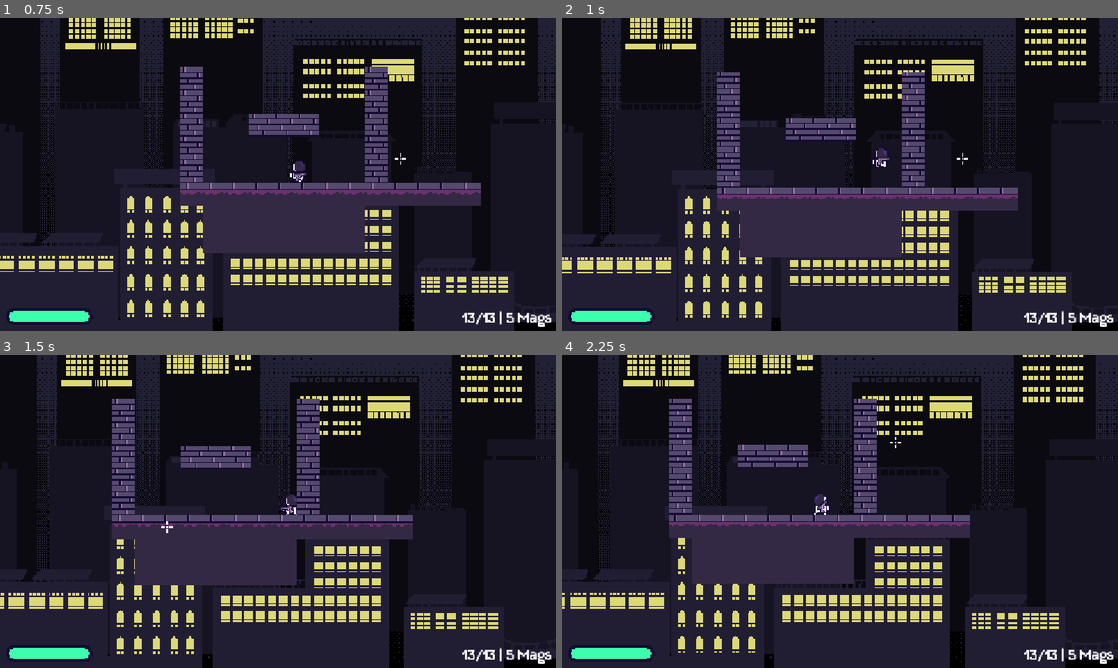
Above: before the commit, frames 1-4 (two rows, left to right).
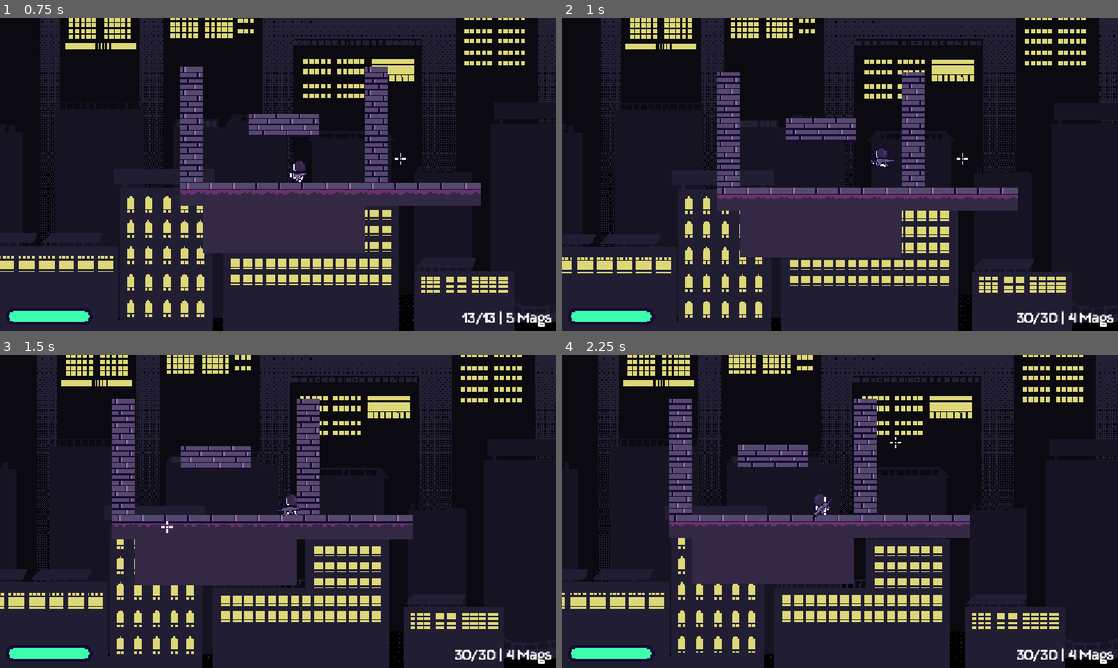
Above: after the commit, the same moments.

Repository: kyteidev/rogueshot
Game: Godot game, scene res://scenes/game_debug.tscn
Two runs of this game, one before a commit and one after it. Both use one fixed random seed, a clock stepped at 60 frames per second and the inputs below.
Inputs (mouse positions are in pixels of both pictures, inside the frame that each line leads up to):
- Up to frame 1 (0.75 s): move the mouse to (400, 158) at 0.52 s; hold D (player_right) from 0.53 s (still down); tap 1 (weapon_1) at 0.6 s
- Up to frame 2 (1 s): keep holding D (player_right); tap W (player_jump) at 0.77 s; tap 2 (weapon_2) at 0.8 s
- Up to frame 3 (1.5 s): keep holding D (player_right); move the mouse to (166, 527) at 1.27 s; tap 2 (weapon_2) at 1.35 s
- Up to frame 4 (2.25 s): tap W (player_jump) at 1.52 s; tap E (weapon_next, bound only before the commit) at 1.55, 2.1 s; move the mouse to (895, 442) at 2.02 s; release D (player_right) at 2.03 s; hold A (player_left) from 2.03 s (still down)

Frame 1 is identical in both runs. In frame 2, 0.3% of the frame differs, in the area x 55-93%, y 44-98%; in frame 3, 0.3%; in frame 4, 0.3%, in the area x 45-93%, y 46-98%.

Commit message:
add manual weapon switching, only have one button for cycling through weapons

Diff:
--- a/project.godot
+++ b/project.godot
@@ -73,12 +73,7 @@
 "events": [Object(InputEventKey,"resource_local_to_scene":false,"resource_name":"","device":-1,"window_id":0,"alt_press …(192 unchanged characters)…
 ]
 }
-weapon_next={
-"deadzone": 0.2,
-"events": [Object(InputEventKey,"resource_local_to_scene":false,"resource_name":"","device":-1,"window_id":0,"alt_pressed":false,"shift_pressed":false,"ctrl_pressed":false,"meta_pressed":false,"pressed":false,"keycode":0,"physical_keycode":69,"key_label":0,"unicode":101,"location":0,"echo":false,"script":null)
-]
-}
-weapon_previous={
+weapon_cycle={
 "deadzone": 0.2,
 "events": [Object(InputEventKey,"resource_local_to_scene":false,"resource_name":"","device":-1,"window_id":0,"alt_press …(192 unchanged characters)…
 ]
--- a/scripts/weapon.gd
+++ b/scripts/weapon.gd
@@ -9,7 +9,7 @@
 var sm = StateManager
 
 var weapons: Array = []
-var equipped_weapons = []
+var equipped_weapons: Array = []
 var weapon_index: int = 0
 var current_weapon: Sprite2D = null
 var weapon_name: String = ""
@@ -89,14 +89,6 @@
 
 
 func _process(delta: float) -> void:
-	# weapon switching
-	if Input.is_action_just_pressed("weapon_next"):
-		var next_index = (weapon_index + 1) % weapons.size()
-		equip_weapon(next_index)
-	elif Input.is_action_just_pressed("weapon_previous"):
-		var prev_index = (weapon_index - 1 + weapons.size()) % weapons.size()
-		equip_weapon(prev_index)
-
 	# make weapon point towards mouse pointer
 	look_at(get_global_mouse_position())
 
@@ -158,6 +150,19 @@
 		reload_weapon()
 
 
+func _input(_event: InputEvent) -> void:
+	# weapon switching
+	if Input.is_action_just_pressed("weapon_cycle"):
+		var next_index = (weapon_index + 1) % weapons.size()
+		equip_weapon(next_index)
+
+	# manually select primary/secondary weapon
+	if Input.is_action_just_pressed("weapon_1"):
+		equip_weapon(0)
+	elif Input.is_action_just_pressed("weapon_2"):
+		equip_weapon(1)
+
+
 func reload_weapon() -> void:
 	if mags > 0 and ammo != max_ammo:
 		crosshair.start_reload()
